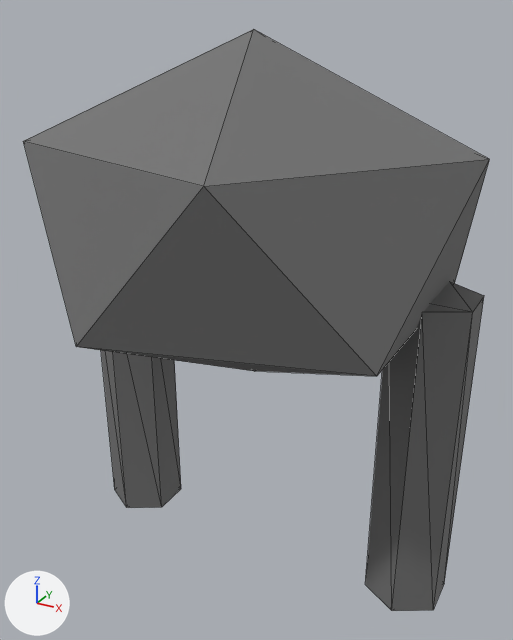
What one commit did to the glTF model assets/exports/npc/npc_module_hair_4_v01.glb.
Before and after are seen from a 50 mm camera at (0.736, -1.286, 0.718) aimed at (0.026, 0.005, 0.073). Lighting does not change. The marker at lower left points along +X, +Y and +Z. The first picture is the older version. Mesh edges are drawn as thin lines. Vertices at exactly the same position are counted once.

The first picture shows 'GEO_npc_module_hair_4_v01'.
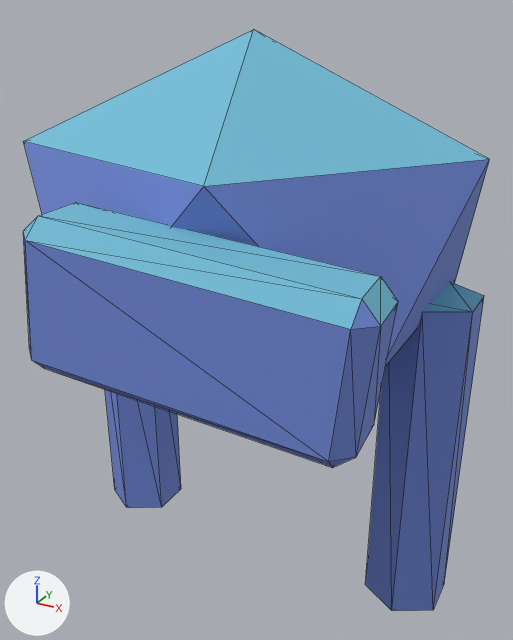
Pixel boxes [x1, y1, x2, y2] of what changed, in the pictures (513 x 640 px):
part 1 of me_geo_npc_module_hair_4_v01, added: after [23, 202, 398, 468]
part 2 of me_geo_npc_module_hair_4_v01, recoloured (lighter): [23, 29, 490, 611] in both

What the commit changed:
me_geo_npc_module_hair_4_v01 is used by ob_geo_npc_module_hair_4_v01; location (0.0, 0.0, 0.0).
me_geo_npc_module_hair_4_v01 had 36 vertices, 60 faces and spanned x -0.487..0.487, y -0.385..0.465, z -0.61..0.68.
me_geo_npc_module_hair_4_v01 now has 60 vertices, 104 faces and spans x -0.487..0.487, y -0.522..0.465, z -0.61..0.68.
me_geo_npc_module_hair_4_v01 part 1: a new loose piece of 24 vertices spanning x -0.162..0.462, y -0.522..-0.318, z 0.084..0.416, in mat_mat_npc_indexed.
me_geo_npc_module_hair_4_v01 part 2: 60 kept faces spanning x -0.487..0.487, y -0.385..0.465, z -0.61..0.68 get new vertex colours; the middle colour goes from grey #717171 to blue #7189d7.
